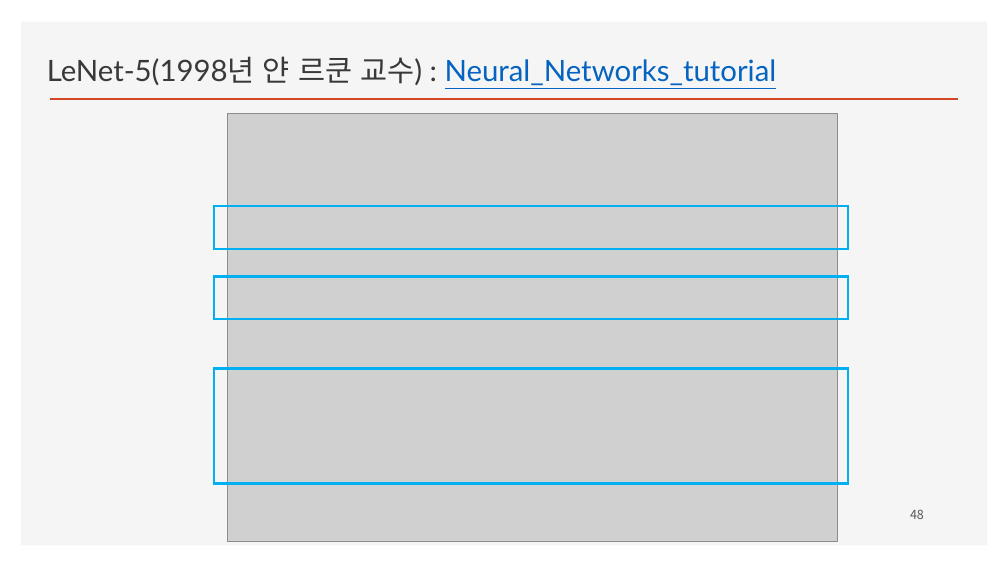
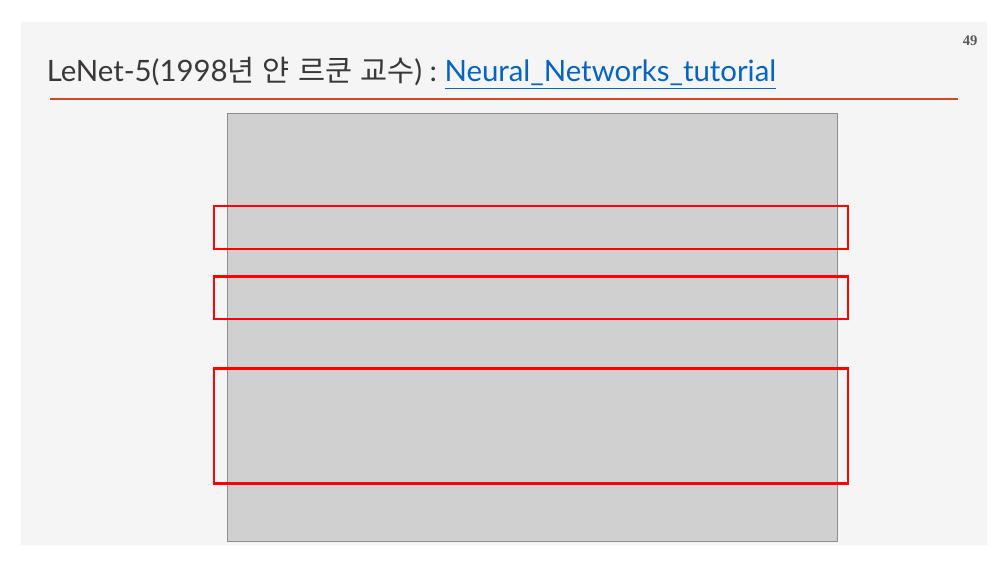
Before and after one commit to ancestor9/2026_Fall_Deep-Learning-with-Python, a slide deck: slide 49 of Chapter 08 Image Classification.pptx (slide 48 before the commit). Drawn at 1008x567 pixels with LibreOffice and Linux fonts; fonts in the diff are those of the drawing; grey boxes stand for pictures; background and template pictures are left out. Boxes give left, top, right and bottom in pixels: in the first picture for what was removed or moved away, otherwise in the second. Text is boxed around its words. In the diff, an @@ line names an element or a change of style, - is before the commit and + after.

```diff
--- a/Chapter 08 Image Classification.pptx
+++ b/Chapter 08 Image Classification.pptx
@@ page number added at [963, 35, 978, 45], 14 pt, text #595959, bold @@
+49
@@ outline #00B0F0 2.25 pt to #FF0000 2.25 pt in 3 elements at [214, 206, 848, 249], [214, 277, 848, 319], [214, 369, 848, 484] @@
@@ page number removed at [910, 509, 924, 519] @@
-48
```
Also in this commit, not shown: 33 other slides changed, 5 slides added, 4 slides removed.
